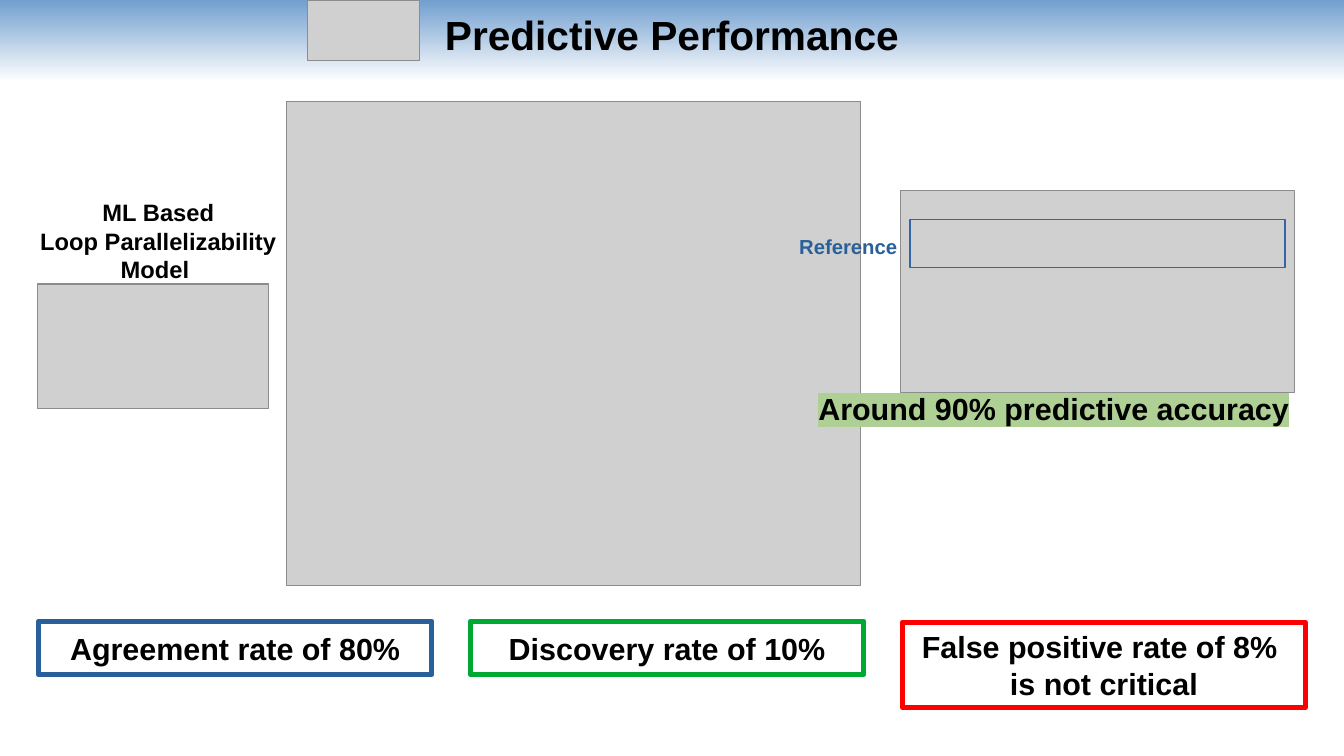
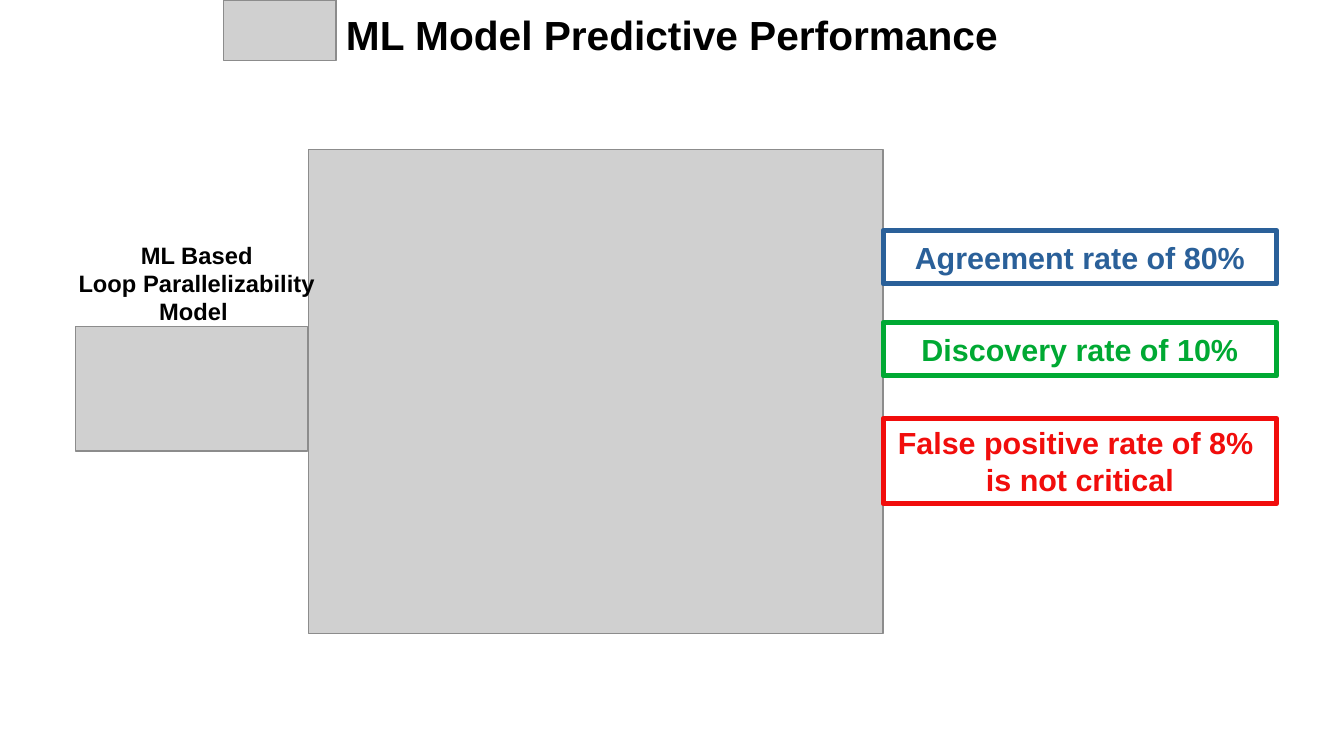
Before and after one commit to harel-coffee/PParMetrics-auto, a slide deck: slide 42 of doc/AI_SEPS_2019_talk/presentation.odp (slide 15 before the commit). Drawn at 1344x756 pixels with LibreOffice and Linux fonts; fonts in the diff are those of the drawing; grey boxes stand for pictures. Boxes give left, top, right and bottom in pixels: in the first picture for what was removed or moved away, otherwise in the second. Text is boxed around its words. In the diff, an @@ line names an element or a change of style, - is before the commit and + after.

```diff
--- a/doc/AI_SEPS_2019_talk/presentation.odp
+++ b/doc/AI_SEPS_2019_talk/presentation.odp
@@ rectangle removed at <box>0,0,1344,82</box> @@
@@ picture: place and size @@
-picture at <box>307,0,420,61</box>
+picture at <box>224,0,337,61</box>
@@ text at <box>346,20,997,51</box>: text changed @@
-Predictive Performance
+ML Model Predictive Performance
@@ picture: place and size @@
-picture at <box>287,101,861,585</box>
+picture at <box>309,150,883,634</box>
@@ picture removed at <box>900,191,1295,393</box> @@
@@ text "ML Based": place and size @@
-text "ML Based" at <box>40,203,276,279</box>
+text "ML Based" at <box>79,246,314,321</box>
@@ text removed at <box>799,238,897,259</box> @@
-Reference
@@ rectangle "Agreement rate of 80%": place and size @@
-rectangle "Agreement rate of 80%" at <box>38,622,432,676</box>
+rectangle "Agreement rate of 80%" at <box>883,231,1277,284</box>
@@ rectangle "Agreement rate of 80%" at <box>883,231,1277,284</box>: text colour #000000 to #2A6099 @@
@@ rectangle removed at <box>910,220,1285,267</box> @@
@@ picture: place and size @@
-picture at <box>38,284,270,409</box>
+picture at <box>76,327,307,451</box>
@@ rectangle "Discovery rate of 10%": place and size @@
-rectangle "Discovery rate of 10%" at <box>471,622,865,676</box>
+rectangle "Discovery rate of 10%" at <box>883,322,1277,376</box>
@@ rectangle "Discovery rate of 10%" at <box>883,322,1277,376</box>: text colour #000000 to #00A933 @@
@@ text removed at <box>818,398,1289,426</box> @@
-Around 90% predictive accuracy
@@ rectangle "False positive rate of 8%": place and size @@
-rectangle "False positive rate of 8%" at <box>903,622,1306,707</box>
+rectangle "False positive rate of 8%" at <box>883,418,1277,504</box>
@@ rectangle "False positive rate of 8%" at <box>883,418,1277,504</box>: text colour #000000 to #F10D0C; outline #FF0000 3 pt to #F10D0C 3 pt @@
```
Also in this commit, not shown: 14 other slides changed, 36 slides added, 3 slides removed, 5 other files.
